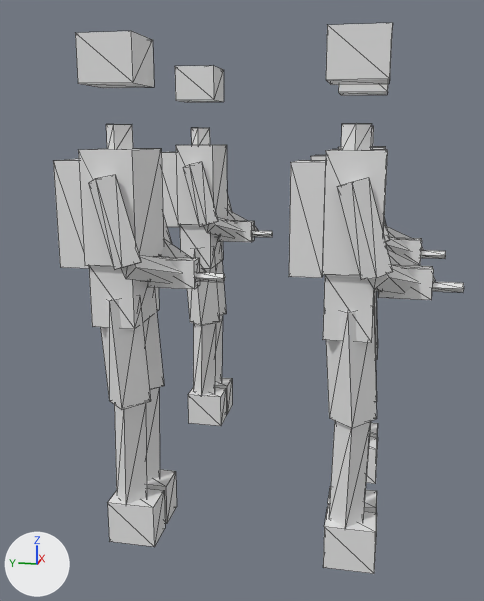
Before and after pictures for a commit that changed the glTF model assets/source/units/directorate/sources/infantry/rifle_squad_lod2.gltf.
Camera for both pictures: a 50 mm lens placed at (-1.532, -0.261, 0.315), pointed at (-0.022, 0.041, -0.063). Arrows for +X, +Y and +Z are at lower left; the lights stay in place. The older version comes first. Mesh edges are drawn as thin lines. Vertices at exactly the same position are counted once.

The first picture shows 'rifle_squad_lod2'.
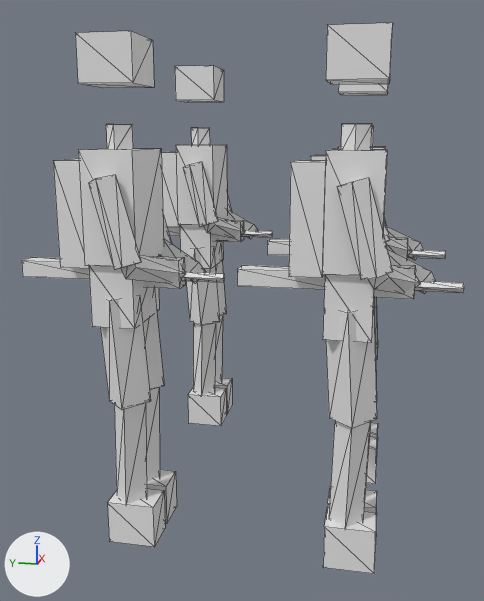
Location of each change, (x1, y1, x2, y2) in pixels of the pictures (484 x 601 px; the box of a moved part takes in the faces that stretch with it):
'rifle_squad_lod2', reshaped (8% wider)
    before: (53, 23, 464, 574)
    after: (22, 23, 464, 574)
part 1 of me_rifle_squad_lod2, moved or reshaped (mostly hidden afterwards)
    before: (397, 238, 422, 264)
    after: (397, 238, 408, 259)
part 2 of me_rifle_squad_lod2, moved or reshaped (not visible before)
    after: (267, 239, 289, 255)
part 3 of me_rifle_squad_lod2, moved or reshaped
    before: (378, 265, 434, 300)
    after: (374, 265, 416, 299)
part 4 of me_rifle_squad_lod2, moved or reshaped (mostly hidden before)
    before: (374, 289, 383, 292)
    after: (237, 265, 325, 290)
part 5 of me_rifle_squad_lod2, moved or reshaped
    before: (219, 220, 254, 242)
    after: (216, 220, 244, 242)
part 6 of me_rifle_squad_lod2, moved or reshaped (mostly hidden)
    before: (215, 234, 221, 237)
    after: (167, 227, 180, 236)
part 7 of me_rifle_squad_lod2, moved or reshaped
    before: (148, 256, 200, 289)
    after: (144, 256, 185, 289)
part 8 of me_rifle_squad_lod2, moved or reshaped (not visible before)
    after: (22, 257, 89, 279)
part 9 of me_rifle_squad_lod2, moved or reshaped
    before: (421, 250, 446, 259)
    after: (407, 250, 446, 259)
part 10 of me_rifle_squad_lod2, moved or reshaped
    before: (432, 282, 464, 293)
    after: (415, 281, 464, 293)
part 11 of me_rifle_squad_lod2, moved or reshaped
    before: (252, 230, 272, 237)
    after: (242, 230, 272, 237)
part 12 of me_rifle_squad_lod2, moved or reshaped
    before: (195, 272, 224, 282)
    after: (180, 272, 224, 282)

The edits, one by one:
me_rifle_squad_lod2 is used by ob_rifle_squad_lod2; location (0.0, 0.0, 0.0).
Before the commit, vertices of me_rifle_squad_lod2: 136 (0.041, -0.361, 0.05), 137 (0.05, -0.361, 0.041), 140 (0.059, -0.361, 0.05), 142 (0.05, -0.361, 0.059).
Before the commit, vertices of me_rifle_squad_lod2: 280 (-0.309, -0.361, 0.05), 281 (-0.3, -0.361, 0.041), 284 (-0.291, -0.361, 0.05), 286 (-0.3, -0.361, 0.059).
Before the commit, vertices of me_rifle_squad_lod2: 424 (0.291, 0.079, 0.05), 425 (0.3, 0.079, 0.041) at pixel (251, 236), 428 (0.309, 0.079, 0.05), 430 (0.3, 0.079, 0.059) at pixel (251, 230).
Before the commit, vertices of me_rifle_squad_lod2: 568 (-0.309, 0.079, 0.05), 569 (-0.3, 0.079, 0.041), 572 (-0.291, 0.079, 0.05), 574 (-0.3, 0.079, 0.059).
me_rifle_squad_lod2 had 576 vertices, 864 faces and spanned x -0.432..0.432, y -0.42..0.328, z -0.5..0.49.
me_rifle_squad_lod2 now has 576 vertices, 864 faces and spans x -0.432..0.432, y -0.42..0.43, z -0.5..0.49.
me_rifle_squad_lod2 part 1: the loose piece of 8 vertices spanning x 0.035..0.073, y -0.365..-0.271, z 0.028..0.083 is scaled about its middle by (1, 1.44, 1), then moved by (0.0, 0.05, 0.0).
me_rifle_squad_lod2 part 2: the loose piece of 8 vertices spanning x 0.029..0.071, y -0.278..-0.224, z 0.04..0.072 is scaled about its middle by (1, 3.61, 1), then moved by (0.0, 0.144, 0.0).
me_rifle_squad_lod2 part 3: the loose piece of 8 vertices spanning x -0.315..-0.277, y -0.365..-0.271, z 0.028..0.083 is scaled about its middle by (1, 1.44, 1), then moved by (0.0, 0.05, 0.0).
me_rifle_squad_lod2 part 4: the loose piece of 8 vertices spanning x -0.321..-0.279, y -0.278..-0.224, z 0.04..0.072 is scaled about its middle by (1, 3.61, 1), then moved by (0.0, 0.144, 0.0).
me_rifle_squad_lod2 part 5: the loose piece of 8 vertices spanning x 0.285..0.323, y 0.075..0.169, z 0.028..0.083 is scaled about its middle by (1, 1.44, 1), then moved by (0.0, 0.05, 0.0).
me_rifle_squad_lod2 part 6: the loose piece of 8 vertices spanning x 0.279..0.321, y 0.162..0.216, z 0.04..0.072 is scaled about its middle by (1, 3.61, 1), then moved by (0.0, 0.144, 0.0).
me_rifle_squad_lod2 part 7: the loose piece of 8 vertices spanning x -0.315..-0.277, y 0.075..0.169, z 0.028..0.083 is scaled about its middle by (1, 1.44, 1), then moved by (0.0, 0.05, 0.0).
me_rifle_squad_lod2 part 8: the loose piece of 8 vertices spanning x -0.321..-0.279, y 0.162..0.216, z 0.04..0.072 is scaled about its middle by (1, 3.61, 1), then moved by (0.0, 0.144, 0.0).
Part 9, on me_rifle_squad_lod2:
Vertices 136, 137, 140, 142 of me_rifle_squad_lod2 move by (0.0, 0.026, 0.0).
Part 10, on me_rifle_squad_lod2:
Vertices 280, 281, 284, 286 of me_rifle_squad_lod2 move by (0.0, 0.026, 0.0).
Part 11, on me_rifle_squad_lod2:
Vertices 424, 425, 428, 430 of me_rifle_squad_lod2 move by (0.0, 0.026, 0.0).
Part 12, on me_rifle_squad_lod2:
Vertices 568, 569, 572, 574 of me_rifle_squad_lod2 move by (0.0, 0.026, 0.0).
